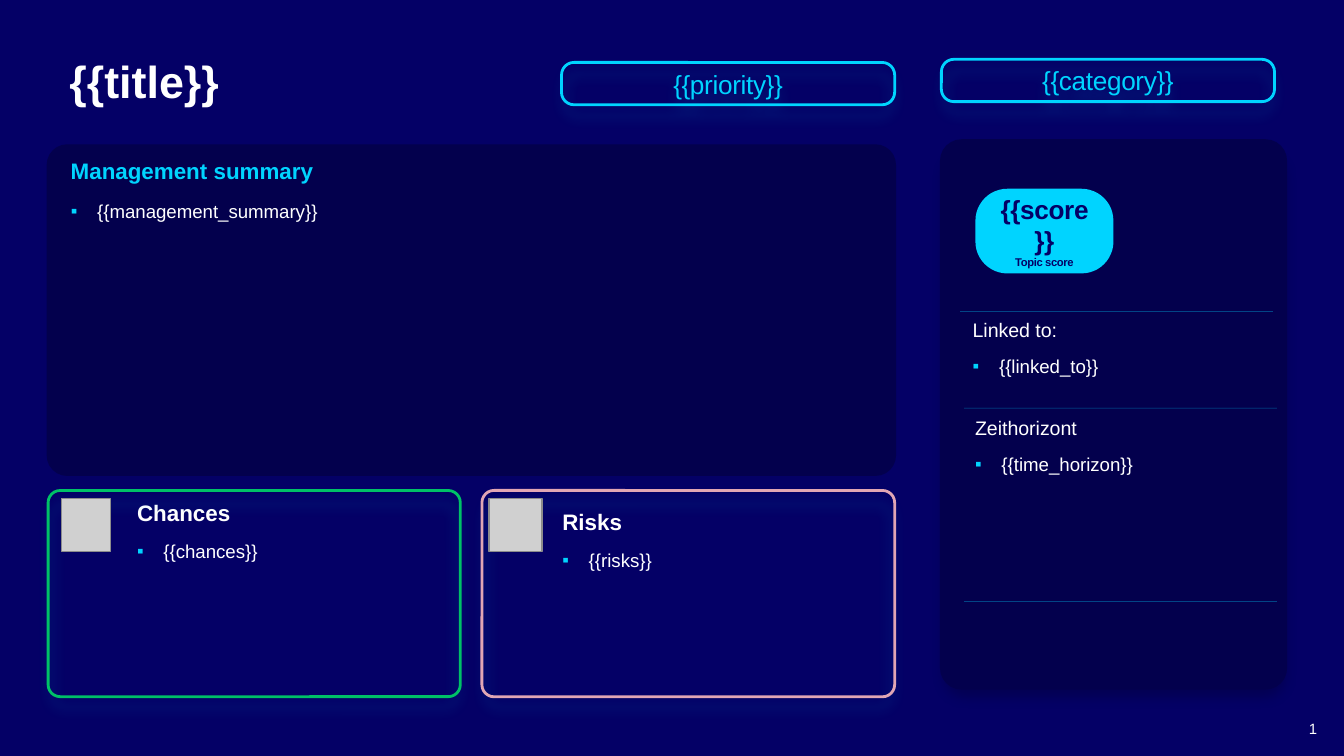
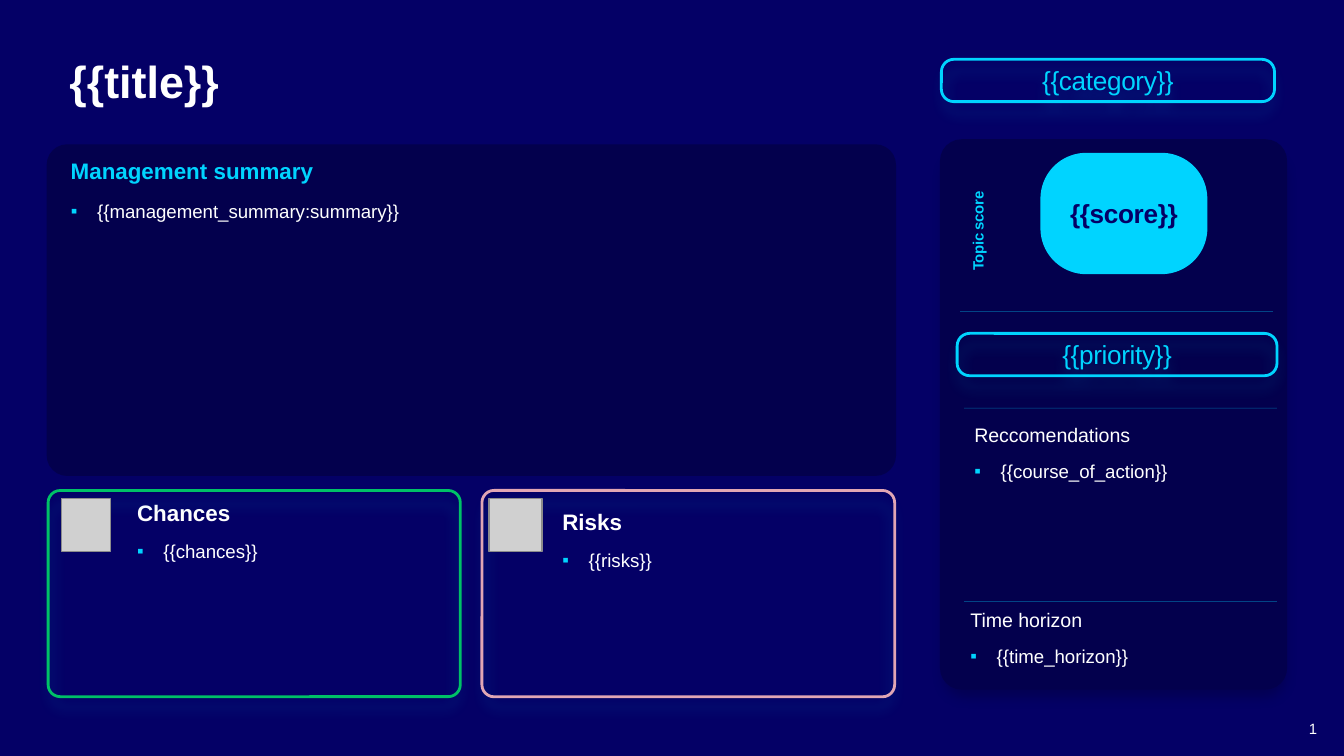
Before and after one commit to chuck86/showmethetrend, a slide deck: slide 1 of template.pptx. Drawn at 1344x756 pixels with LibreOffice and Linux fonts; fonts in the diff are those of the drawing; grey boxes stand for pictures. Boxes give left, top, right and bottom in pixels: in the first picture for what was removed or moved away, otherwise in the second. Text is boxed around its words. In the diff, an @@ line names an element or a change of style, - is before the commit and + after.

```diff
--- a/template.pptx
+++ b/template.pptx
@@ rounded rectangle "{{score}}" resized from (x1=976, y1=188, x2=1114, y2=273) to (x1=1040, y1=153, x2=1207, y2=274) @@
@@ text at (x1=97, y1=204, x2=399, y2=222): text changed @@
-▪ {{management_summary}}
+▪ {{management_summary:summary}}
@@ text added at (x1=970, y1=195, x2=987, y2=270), 8 pt, text #00D4FF, bold @@
+Topic score
@@ text in rounded rectangle at (x1=1015, y1=258, x2=1073, y2=269): paragraph removed @@
-Topic score
@@ text removed at (x1=973, y1=322, x2=1098, y2=377) @@
-Linked to:
-▪ {{linked_to}}
@@ rounded rectangle "{{priority}}" resized from (x1=562, y1=62, x2=895, y2=103) to (x1=957, y1=333, x2=1277, y2=375) @@
@@ text added at (x1=974, y1=427, x2=1168, y2=482), 10 pt, text #FFFFFF @@
+Reccomendations
+▪ {{course_of_action}}
@@ text "Time horizon" moved from (x1=975, y1=420, x2=1132, y2=475) to (x1=970, y1=612, x2=1128, y2=667) @@
@@ text at (x1=970, y1=612, x2=1082, y2=628): text changed @@
-Zeithorizont
+Time horizon
```
